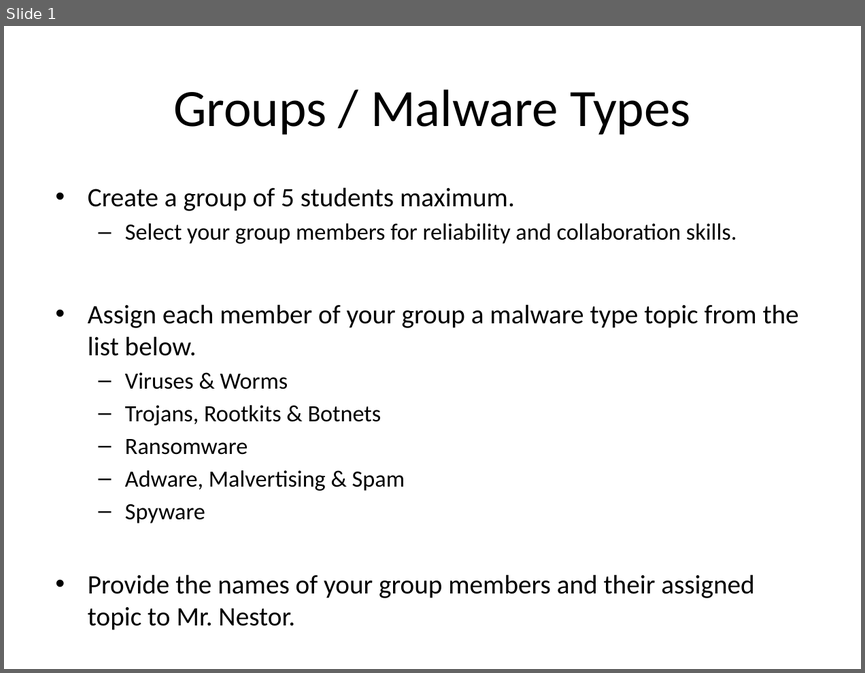
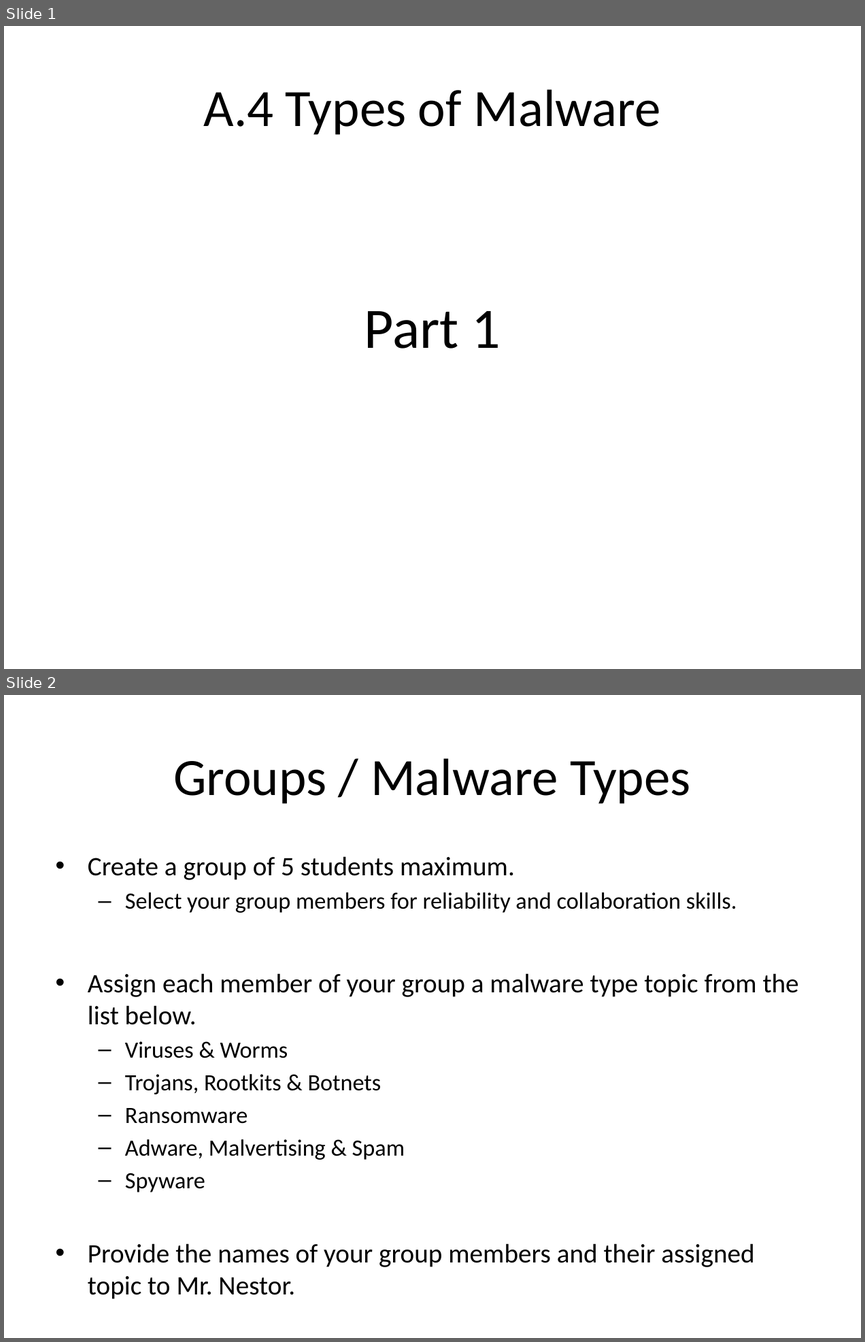
Before and after one commit to Greg5519/ICS2O0, a slide deck: Topic A Understanding Computers/A.4 Lesson - Types Of Malware.pptx. Shown one above the other, each under a label of ours: slide 1 before the commit, slides 1 and 2 after it. The pictures are 865x673 and 865x1342 pixels, drawn with LibreOffice and Linux fonts; fonts in the diff are those of the drawing. Boxes give left, top, right and bottom in pixels: in the first picture for what was removed or moved away, otherwise in the second. Text is boxed around its words. In the diff, an @@ line names an element or a change of style, - is before the commit and + after.

```diff
--- a/Topic A Understanding Computers/A.4 Lesson - Types Of Malware.pptx
+++ b/Topic A Understanding Computers/A.4 Lesson - Types Of Malware.pptx
@@ slide 1 added at box(4, 26, 861, 669), background #FFFFFF @@
@@ title added at box(203, 89, 661, 135), 44 pt, text #000000 @@
+A.4 Types of Malware
@@ text added at box(364, 311, 500, 348), 48 pt, text #000000 @@
+Part 1
@@ what was slide 1 is now slide 2 @@
```
Also in this commit, not shown: 3 other slides added, 4 other files.
